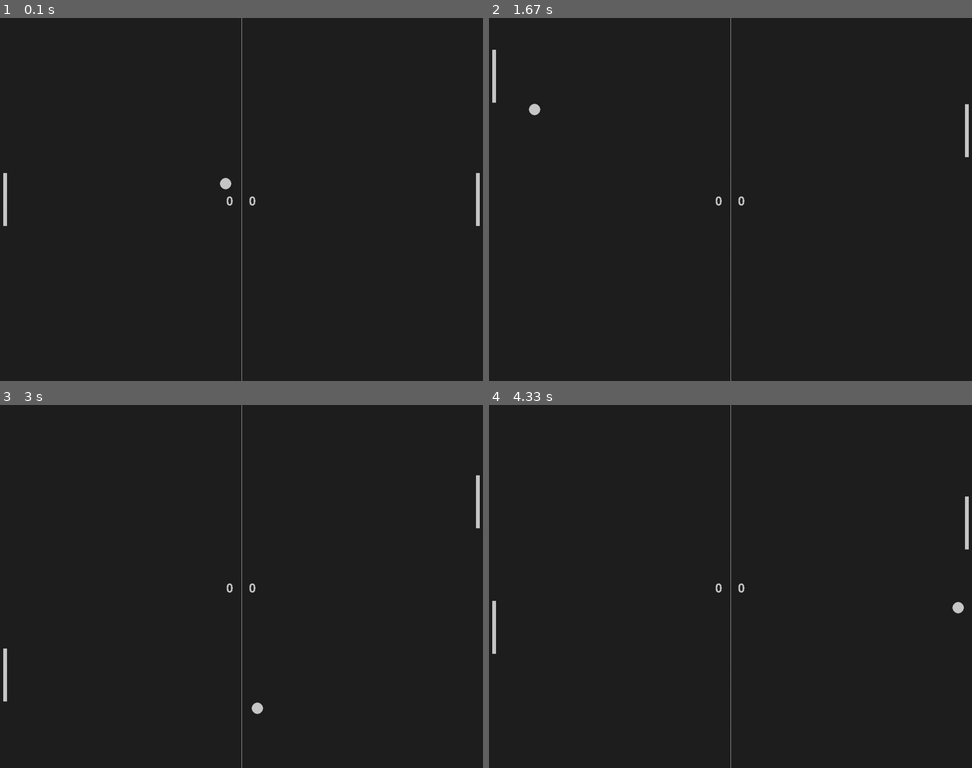
Above: before the commit, frames 1-4 (two rows, left to right).
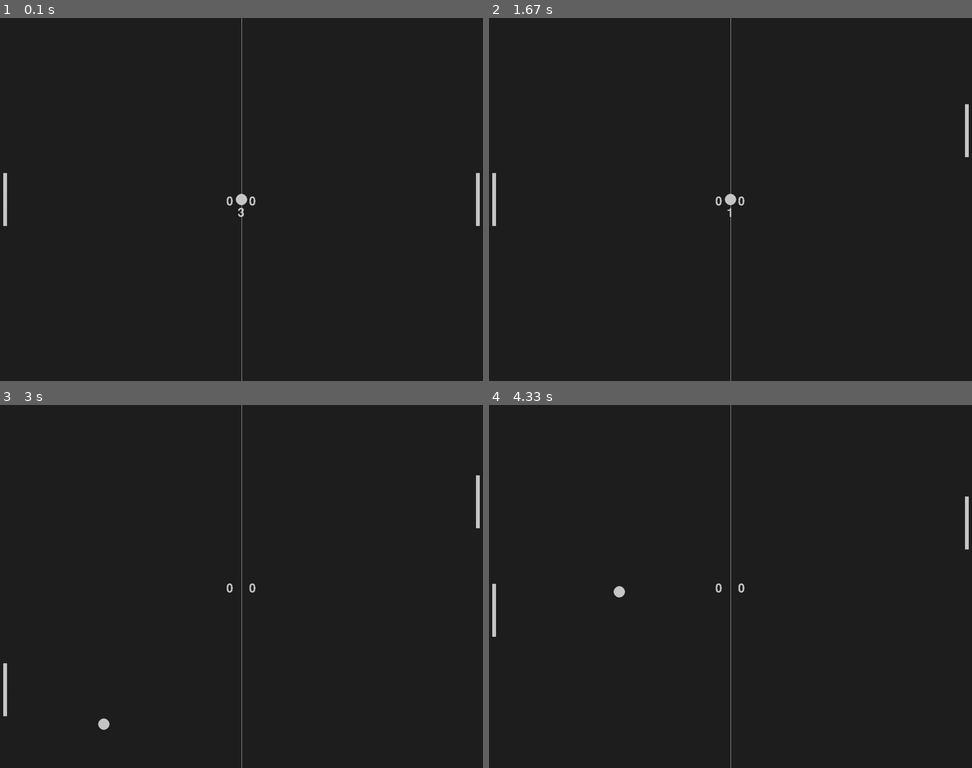
Above: after the commit, the same moments.

Repository: maiconwa/pygame-pong
Game: pygame game, started from main.py
The game is run twice, just before and just after one commit, with the same random seed, the same clock (stepped at 60 frames per second) and the same inputs.
Inputs:
- Up to frame 1 (0.1 s): no input
- Up to frame 2 (1.67 s): hold Up 0.33-0.8 s; hold Down 0.83-1.13 s; hold Up 1.17-1.53 s; hold Down from 1.57 s (still down)
- Up to frame 3 (3 s): release Down at 1.93 s; hold Up 1.97-2.27 s; hold Down 2.3-2.6 s; hold Up from 2.63 s (still down)
- Up to frame 4 (4.33 s): release Up at 3 s; hold Down 3.03-3.4 s; hold Up 3.43-3.73 s; hold Down 3.77-4.07 s; hold Up from 4.1 s (still down)

The runs differ from the first frame. In frame 1, 0.1% of the frame differs, in the area x 45-52%, y 44-55%; in frame 2, 0.4%, in the area x 0-52%, y 8-58%; in frame 3, 0.2%; in frame 4, 0.2%.

Commit message:
add score and timer

Diff:
--- a/main.py
+++ b/main.py
@@ -5,7 +5,7 @@
 
 # animation function
 def ball_animation():
-    global ball_speed_x, ball_speed_y, player_score, cpu_opponent_score
+    global ball_speed_x, ball_speed_y, player_score, cpu_opponent_score, score_time
 
     # game object move
     ball.x += ball_speed_x
@@ -16,11 +16,11 @@
 
     if ball.left <= 0:
         player_score += 1
-        ball_restart()
+        score_time = pygame.time.get_ticks()
 
     if ball.right >= screen_width:
         cpu_opponent_score += 1
-        ball_restart()
+        score_time = pygame.time.get_ticks()
 
     # game collision
     if ball.colliderect(player) or ball.colliderect(cpu_opponent):
@@ -28,29 +28,56 @@
 
 
 def player_animation():
+
     player.y += player_speed
+
     if player.top <= 0:
         player.top = 0
+
     if player.bottom >= screen_height:
         player.bottom = screen_height
 
 
 def cpu_opponent_animation():
+
     if cpu_opponent.top < ball.y:
         cpu_opponent.top += cpu_opponent_speed
+
     if cpu_opponent.bottom > ball.y:
         cpu_opponent.y -= cpu_opponent_speed
+
     if cpu_opponent.top <= 0:
         cpu_opponent.top = 0
+
     if cpu_opponent.bottom >= screen_height:
         cpu_opponent.bottom = screen_height
 
 
-def ball_restart():
-    global ball_speed_x, ball_speed_y
+def ball_start():
+    global ball_speed_x, ball_speed_y, score_time
+
+    current_time = pygame.time.get_ticks()
     ball.center = (screen_width / 2, screen_height / 2)
-    ball_speed_y *= random.choice((1, - 1))
-    ball_speed_x *= random.choice((1, - 1))
+
+    if current_time - int(score_time) < 700:
+        number_three = game_font.render("3", False, light_grey)
+        screen.blit(number_three, (screen_width / 2 - 10, screen_height / 2 + 20))
+
+    if 700 < current_time - int(score_time) < 1400:
+        number_two = game_font.render("2", False, light_grey)
+        screen.blit(number_two, (screen_width / 2 - 10, screen_height / 2 + 20))
+
+    if 1400 < current_time - int(score_time) < 2100:
+        number_one = game_font.render("1", False, light_grey)
+        screen.blit(number_one, (screen_width / 2 - 10, screen_height / 2 + 20))
+
+    if current_time - int(score_time) < 2100:
+        ball_speed_x, ball_speed_y = 0, 0
+
+    else:
+        ball_speed_y = 7 * random.choice((1, - 1))
+        ball_speed_x = 7 * random.choice((1, - 1))
+        score_time = None
 
 
 # setup
@@ -78,26 +105,36 @@
 player_speed = 0
 cpu_opponent_speed = 7
 
-# text
+# score
 player_score = 0
 cpu_opponent_score = 0
 game_font = pygame.font.Font("freesansbold.ttf", 32)
+
+# timer
+score_time = True
 
 # runs the game
 while True:
     # input handler
     for event in pygame.event.get():
+
         if event.type == pygame.QUIT:
             pygame.quit()
             sys.exit()
+
         if event.type == pygame.KEYDOWN:
+
             if event.key == pygame.K_DOWN:
                 player_speed += 7
+
             if event.key == pygame.K_UP:
                 player_speed -= 7
+
         if event.type == pygame.KEYUP:
+
             if event.key == pygame.K_DOWN:
                 player_speed -= 7
+
             if event.key == pygame.K_UP:
                 player_speed += 7
 
@@ -118,6 +155,9 @@
     pygame.draw.aaline(screen, light_grey, (screen_width / 2, 0), (screen_width / 2, screen_height))
 
     # score
+    if score_time:
+        ball_start()
+
     player_text = game_font.render(f"{player_score}", False, light_grey)
     screen.blit(player_text, (660, 470))
 
